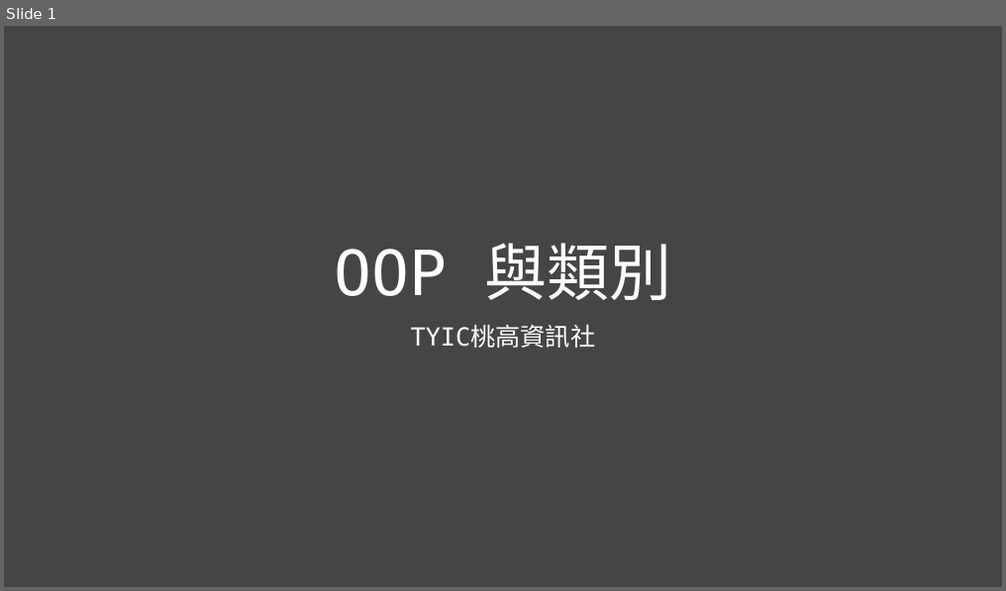
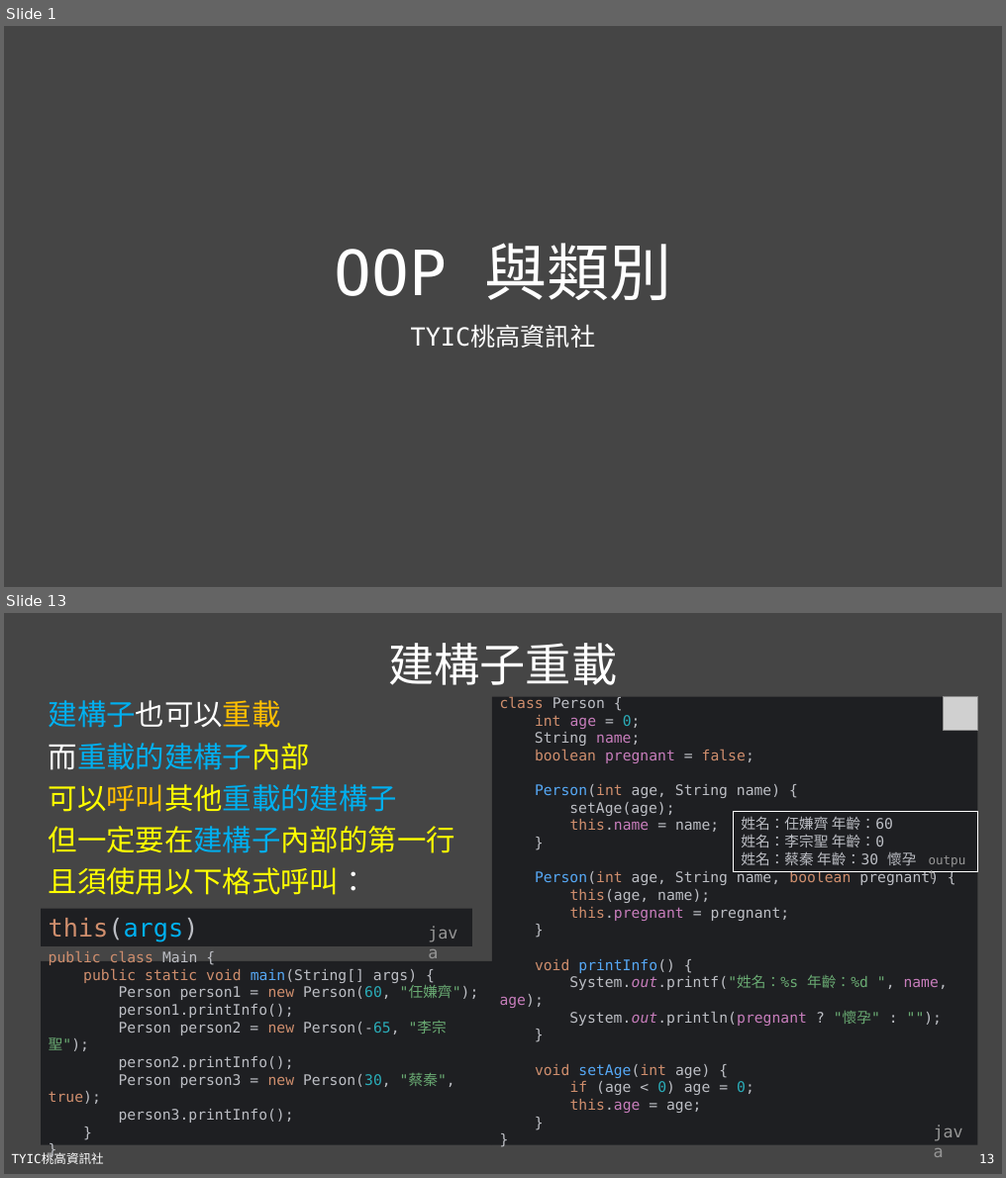
Before and after one commit to TYSHIC/slides, a slide deck: powerpoint/08_OOP與類別.pptx. Shown one above the other, each under a label of ours: slide 1 before the commit, slides 1 and 13 after it; the slides between them are not shown. The pictures are 1006x591 and 1006x1178 pixels, drawn with LibreOffice and Linux fonts; fonts in the diff are those of the drawing; grey boxes stand for pictures. Boxes give left, top, right and bottom in pixels: in the first picture for what was removed or moved away, otherwise in the second. Text is boxed around its words. In the diff, an @@ line names an element or a change of style, - is before the commit and + after.

```diff
--- a/powerpoint/08_OOP與類別.pptx
+++ b/powerpoint/08_OOP與類別.pptx
@@ slide 13 added at (4, 613, 1002, 1174), background #454545 @@
@@ title added at (388, 643, 617, 685), 44 pt, text #FFFFFF @@
+建構子重載
@@ text added at (49, 700, 455, 895), 28 pt, text #FFFF00 @@
+建構子也可以重載
+而重載的建構子內部
+可以呼叫其他重載的建構子
+但一定要在建構子內部的第一行
+且須使用以下格式呼叫：
@@ group added at (41, 697, 978, 1146): 3 rectangles, 2 texts, 1 picture @@
+class Person {
+int age = 0;
+String name;
+boolean pregnant = false;
+Person(int age, String name) {
+setAge(age);
+this.name = name;
+}
+Person(int age, String name, boolean pregnant) {
+this(age, name);
+this.pregnant = pregnant;
+}
+void printInfo() {
+System.out.printf("姓名：%s 年齡：%d ", name, age);
+System.out.println(pregnant ? "懷孕" : "");
+}
+void setAge(int age) {
+if (age < 0) age = 0;
+this.age = age;
+}
+}
+public class Main {
+public static void main(String[] args) {
+Person person1 = new Person(60, "任嫌齊");
+person1.printInfo();
+Person person2 = new Person(-65, "李宗聖");
+person2.printInfo();
+Person person3 = new Person(30, "蔡秦", true);
+person3.printInfo();
+}
+}
+姓名：任嫌齊 年齡：60
+姓名：李宗聖 年齡：0
+姓名：蔡秦 年齡：30 懷孕
+output
+java
@@ rectangle added at (41, 909, 472, 947), fill #1E1F22, 24 pt, text #CF8E6D @@
+this(args)
@@ text added at (421, 919, 472, 947), 16 pt, text #969696 @@
+java
@@ text added at (12, 1154, 104, 1164), 12 pt, text #FFFFFF @@
+TYIC桃高資訊社
@@ page number added at (979, 1154, 994, 1163), 12 pt, text #FFFFFF @@
+13
```
Also in this commit, not shown: 12 slides changed, 6 other slides added, 9 other files.
